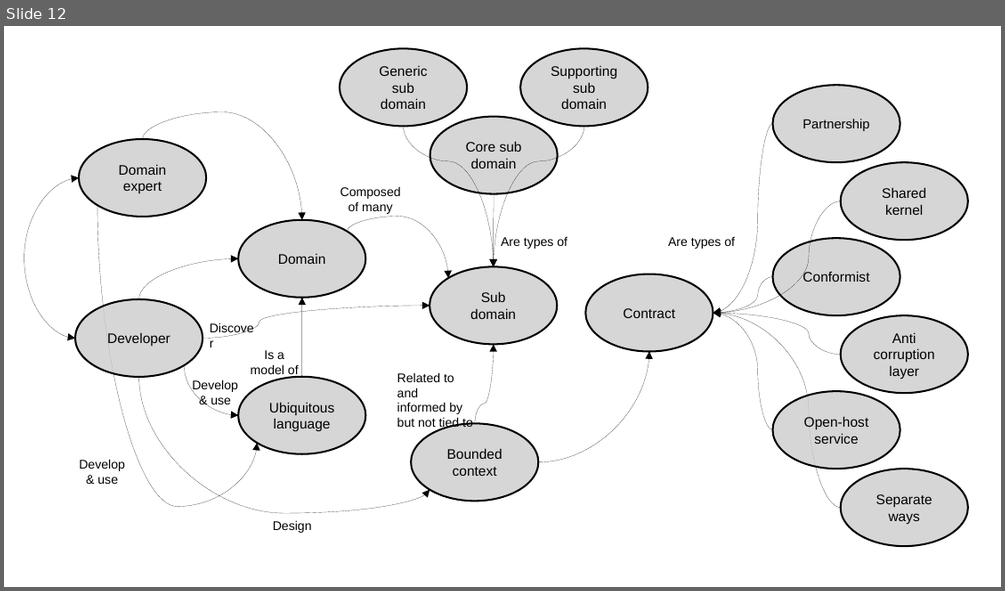
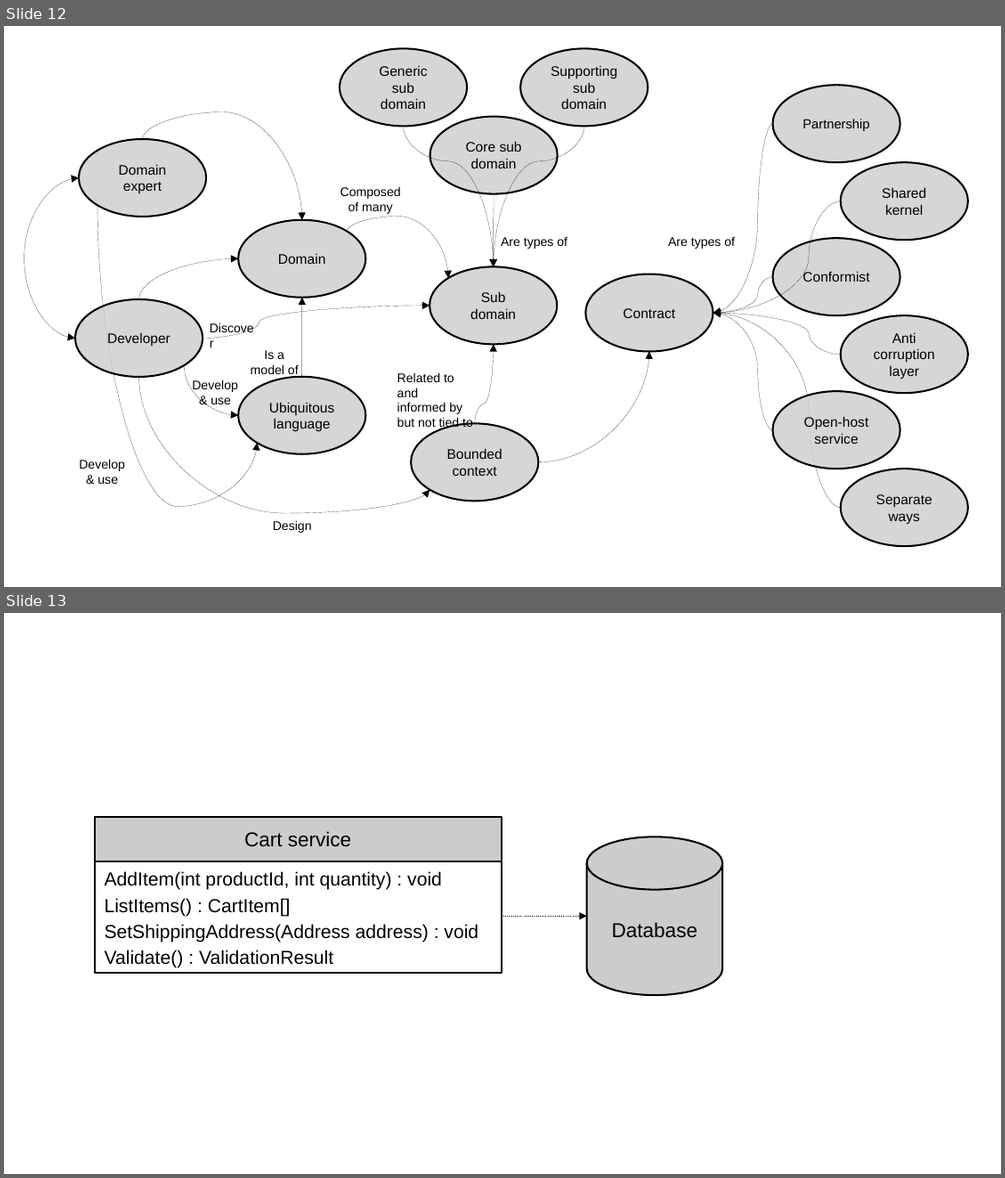
Before and after one commit to megakevin/end-point-blog, a slide deck: 2025/09/high-level-system-analysis-and-design-ddd-part-1/diagrams.odp. Shown one above the other, each under a label of ours: slide 12 before the commit, slides 12 and 13 after it. The pictures are 1005x591 and 1005x1178 pixels, drawn with LibreOffice and Linux fonts; fonts in the diff are those of the drawing. Boxes give left, top, right and bottom in pixels: in the first picture for what was removed or moved away, otherwise in the second. Text is boxed around its words. In the diff, an @@ line names an element or a change of style, - is before the commit and + after.

```diff
--- a/2025/09/high-level-system-analysis-and-design-ddd-part-1/diagrams.odp
+++ b/2025/09/high-level-system-analysis-and-design-ddd-part-1/diagrams.odp
@@ slide 13 added at <box>4,613,1001,1174</box>, background #FFFFFF @@
@@ rectangle added at <box>72,794,750,1020</box>, fill #FFFFFF, outline #FFFFFF 0 pt @@
@@ rectangle added at <box>95,817,502,861</box>, fill #CCCCCC, outline #000000 1.45 pt, 16 pt, text #000000 @@
+Cart service
@@ cylinder added at <box>587,836,722,995</box>, fill #CCCCCC, outline #000000 1.45 pt, 16 pt, text #000000 @@
+Database
@@ rectangle added at <box>95,859,502,972</box>, fill #FFFFFF, outline #000000 1.45 pt, 15 pt, text #000000 @@
+AddItem(int productId, int quantity) : void
+ListItems() : CartItem[]
+SetShippingAddress(Address address) : void
+Validate() : ValidationResult
@@ arrow added from (502, 916) to (588, 916), #000000 0 pt dashed @@
```
Also in this commit, not shown: 4 other slides added, 6 other files.
